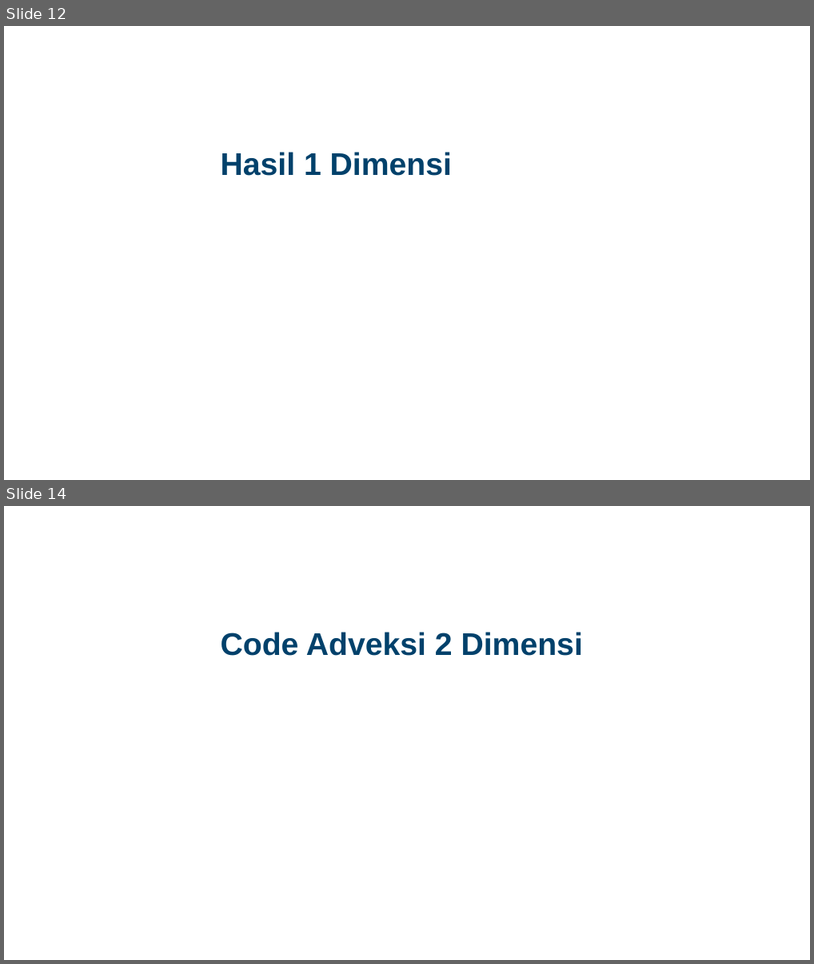
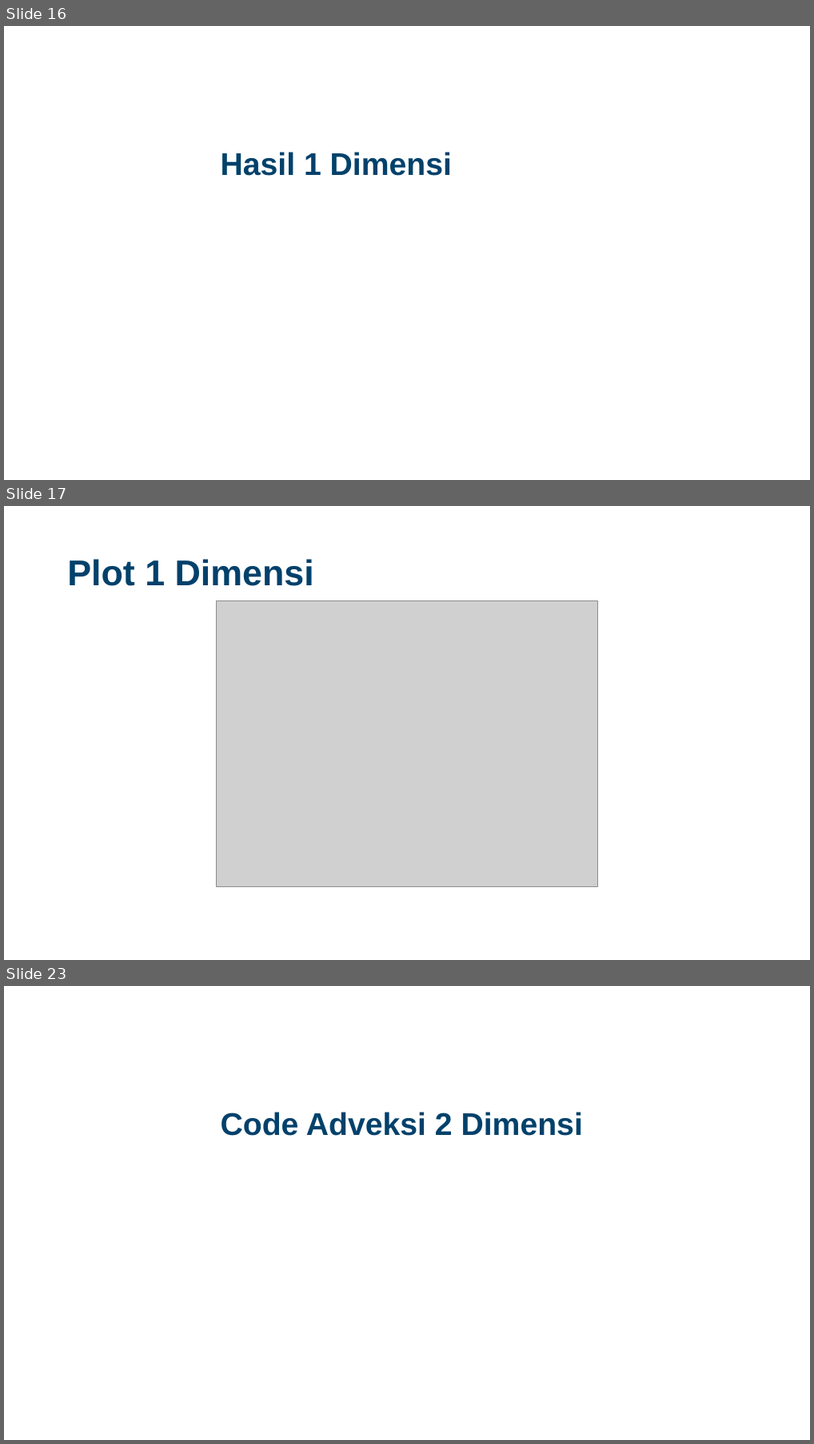
Before and after one commit to Widityas/Kelompok_3_PersamaanAdveksi, a slide deck: Final Project Numerik Kelompok 3.pptx. Shown one above the other, each under a label of ours: slides 12 and 14 before the commit, slides 16, 17 and 23 after it; the slides between them are not shown. The pictures are 814x964 and 814x1444 pixels, drawn with LibreOffice and Linux fonts; fonts in the diff are those of the drawing; grey boxes stand for pictures; background and template pictures are left out. Boxes give left, top, right and bottom in pixels: in the first picture for what was removed or moved away, otherwise in the second. Text is boxed around its words. In the diff, an @@ line names an element or a change of style, - is before the commit and + after.

```diff
--- a/Final Project Numerik Kelompok 3.pptx
+++ b/Final Project Numerik Kelompok 3.pptx
@@ slide 17 added at bbox=[4, 506, 810, 960], background picture (left out) @@
@@ title added at bbox=[67, 559, 314, 586], 32 pt, text #01416B, bold @@
+Plot 1 Dimensi
@@ picture added at bbox=[217, 600, 598, 886] @@
@@ what was slide 12 is now slide 16 @@
@@ what was slide 14 is now slide 23 @@
```
Also in this commit, not shown: 5 slides changed, 32 other slides added, 4 slides removed, 8 other files.
